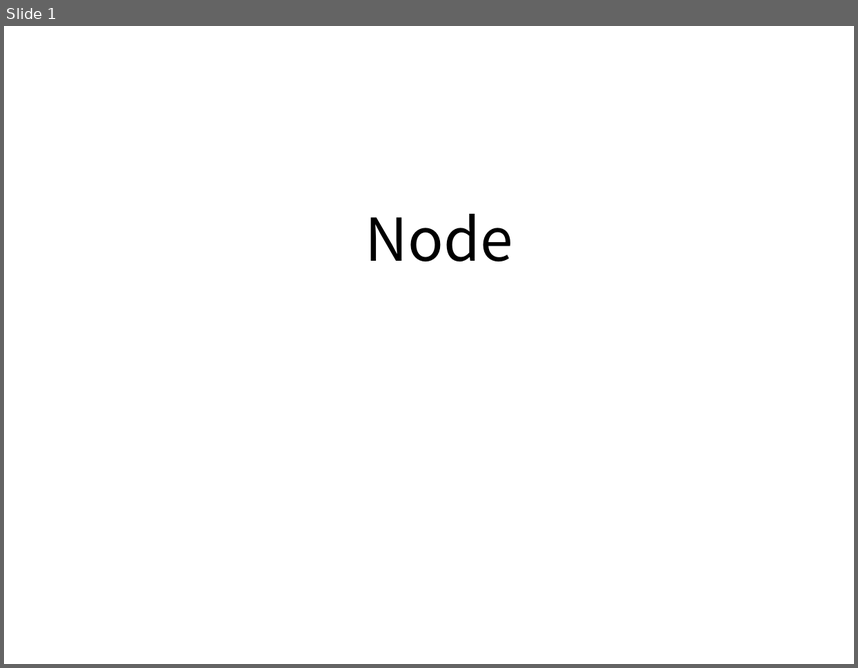
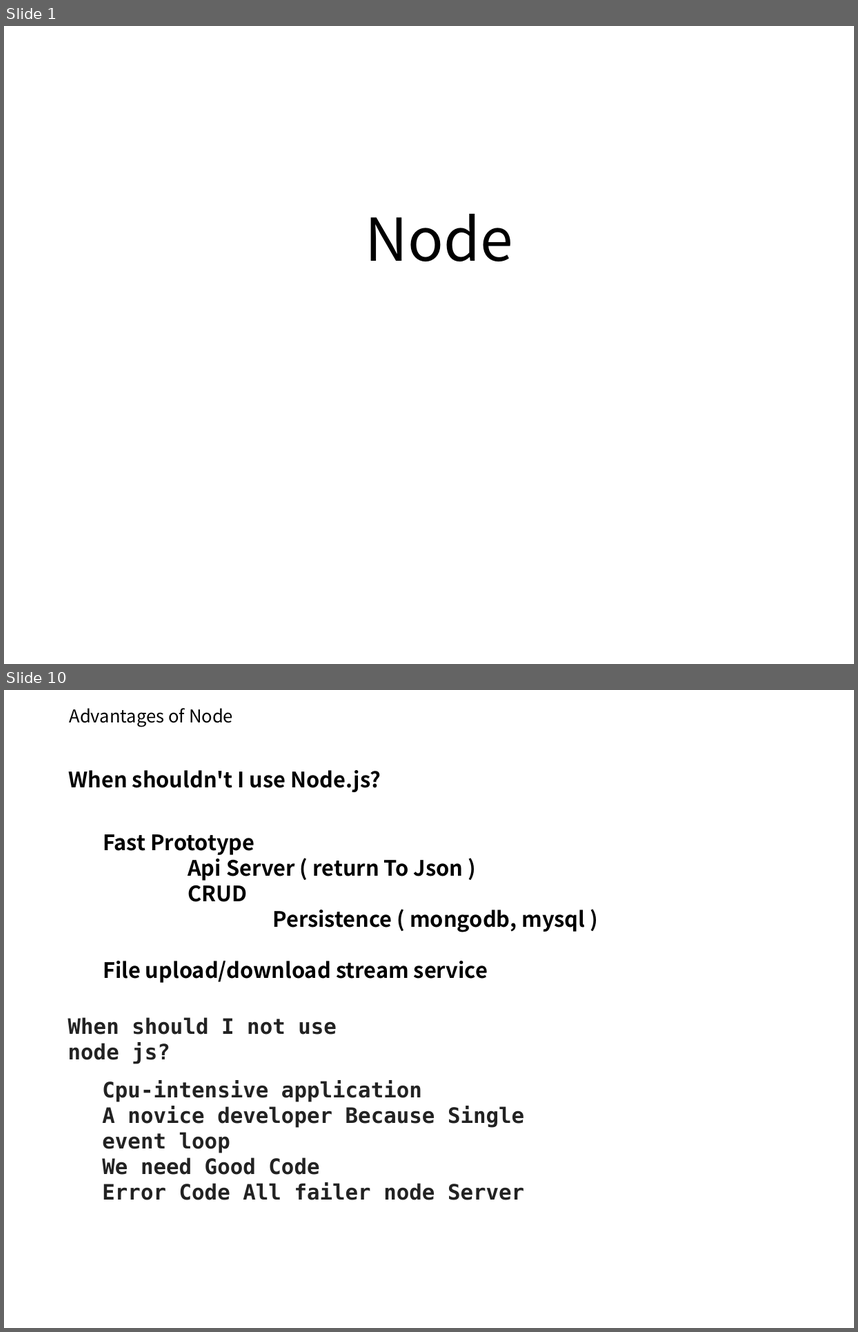
Before and after one commit to zipdrv85/vueStudy, a slide deck: doc/3주차 스터디 NODE.pptx. Shown one above the other, each under a label of ours: slide 1 before the commit, slides 1 and 10 after it; the slides between them are not shown. The pictures are 858x668 and 858x1332 pixels, drawn with LibreOffice and Linux fonts; fonts in the diff are those of the drawing; background and template pictures are left out. Boxes give left, top, right and bottom in pixels: in the first picture for what was removed or moved away, otherwise in the second. Text is boxed around its words. In the diff, an @@ line names an element or a change of style, - is before the commit and + after.

```diff
--- a/doc/3주차 스터디 NODE.pptx
+++ b/doc/3주차 스터디 NODE.pptx
@@ slide 10 added at (4,690,854,1328), background #FFFFFF @@
@@ text added at (69,708,233,727), 15 pt, text #000000 @@
+Advantages of Node
@@ text added at (68,770,381,792), 18 pt, text #000000, bold @@
+When shouldn't I use Node.js?
@@ text added at (103,834,585,983), 18 pt, text #000000, bold @@
+Fast Prototype
+Api Server ( return To Json )
+CRUD
+Persistence ( mongodb, mysql )
+File upload/download stream service
@@ text added at (68,1017,337,1064), 18 pt, text #222222, bold @@
+When should I not use node js?
@@ text added at (102,1080,524,1200), 18 pt, text #222222, bold @@
+Cpu-intensive application
+A novice developer Because Single event loop
+We need Good Code
+Error Code All failer node Server
```
Also in this commit, not shown: 4 slides changed, 5 other slides added.
